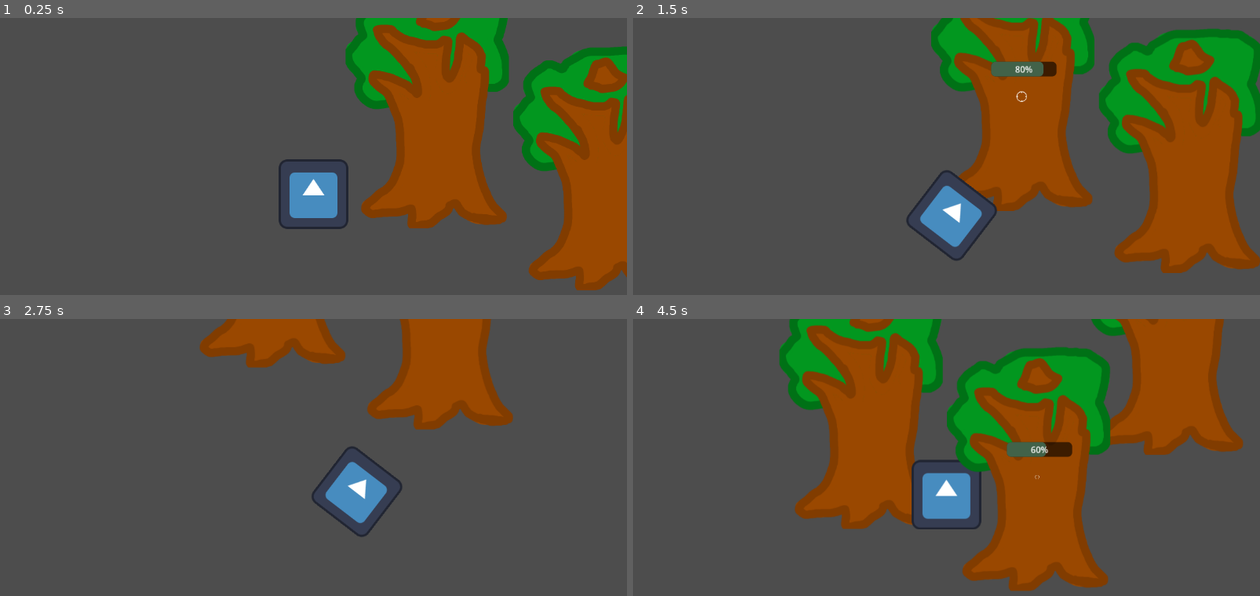
Above: before the commit, frames 1-4 (two rows, left to right).
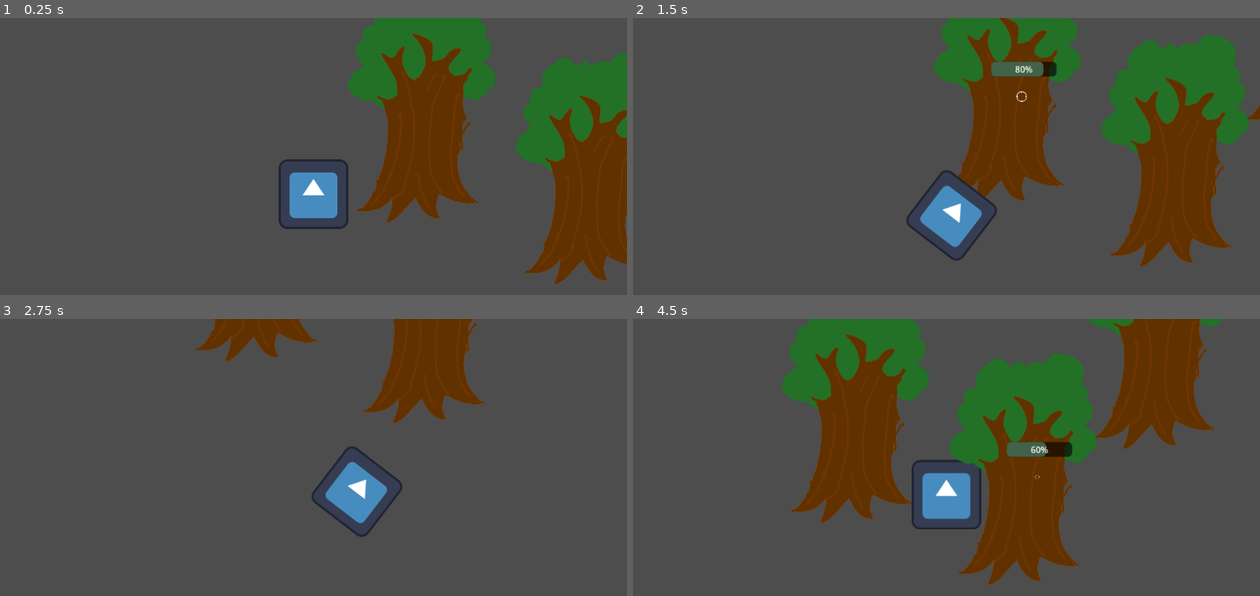
Above: after the commit, the same moments.

Repository: OgGhostJelly/unnamed-project
Game: Godot game, scene res://2d/2d.tscn
The game is run twice, just before and just after one commit, with the same random seed, the same clock (stepped at 60 frames per second) and the same inputs. The engine's default icon, where the game draws it, is replaced by a stand-in: a white triangle on a blue panel in a dark square.
Inputs:
- Up to frame 1 (0.25 s): no input
- Up to frame 2 (1.5 s): tap Enter at 0.5 s; hold Right (move_right) 0.53-1.28 s; hold E (interact) 0.53-1.28 s; hold Down (move_down) from 1.28 s (still down); tap E (interact) at 1.35 s
- Up to frame 3 (2.75 s): release Down (move_down) at 2.03 s; hold Right (move_right) from 2.03 s (still down); hold E (interact) from 2.03 s (still down)
- Up to frame 4 (4.5 s): release Right (move_right) at 2.78 s; release E (interact) at 2.78 s; hold Up (move_up) 2.78-3.53 s; tap E (interact) at 2.85, 4.35 s; hold E (interact) 3.53-4.28 s; hold Left (move_left) from 3.53 s (still down)

The runs differ from the first frame. In frame 1, 27% of the frame differs, in the area x 55-100%, y 0-99%; in frame 2, 29%; in frame 3, 9.5%; in frame 4, 39%, in the area x 23-98%, y 0-99%.

Commit message:
over cucumbered
you can now be over-encumbered
changed tree but still looks bad
edited todo list

Diff:
--- a/2d/player/player.gd
+++ b/2d/player/player.gd
@@ -2,6 +2,7 @@
 
 
 @export var speed: float = 400.0
+@export var overencumbered: float = 0.5
 
 @onready var animation_player: AnimationPlayer = $AnimationPlayer
 @onready var interactable_area: Interactor = $InteractorArea
@@ -22,6 +23,7 @@
 	)
 
 	velocity = input_vector * speed
+	velocity = velocity * lerp(1.0, overencumbered, float(Inventory.items.size()) / float(Inventory.max_storage))
 
 	move_and_slide()
 
Binary file changed: assets/tree.png
Not shown, changed: todo.txt
Not shown, changed: assets/tree.png~
